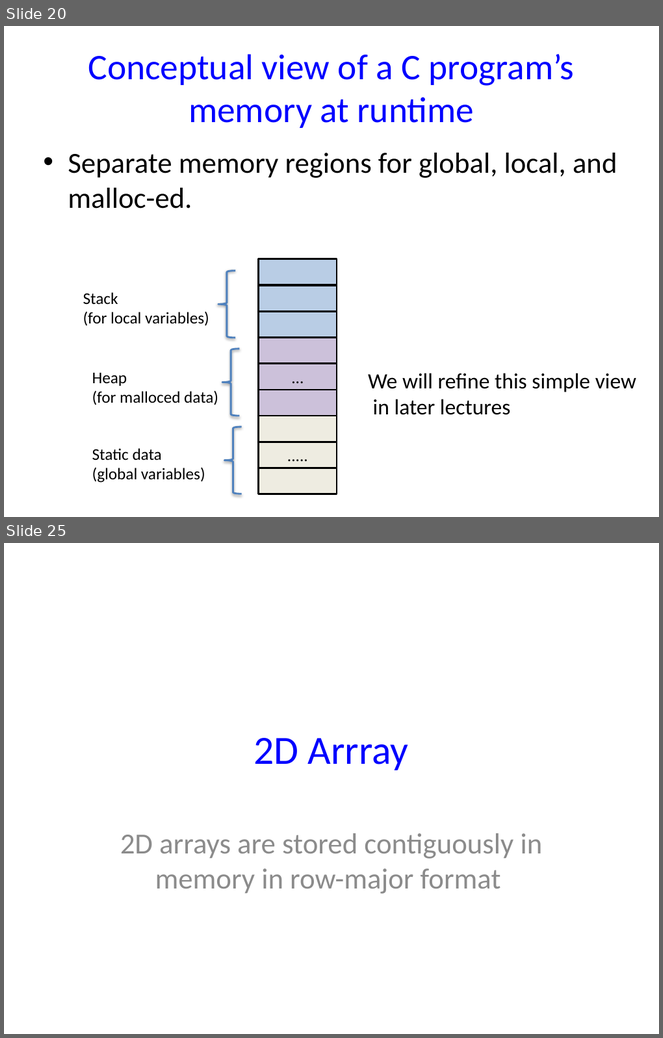
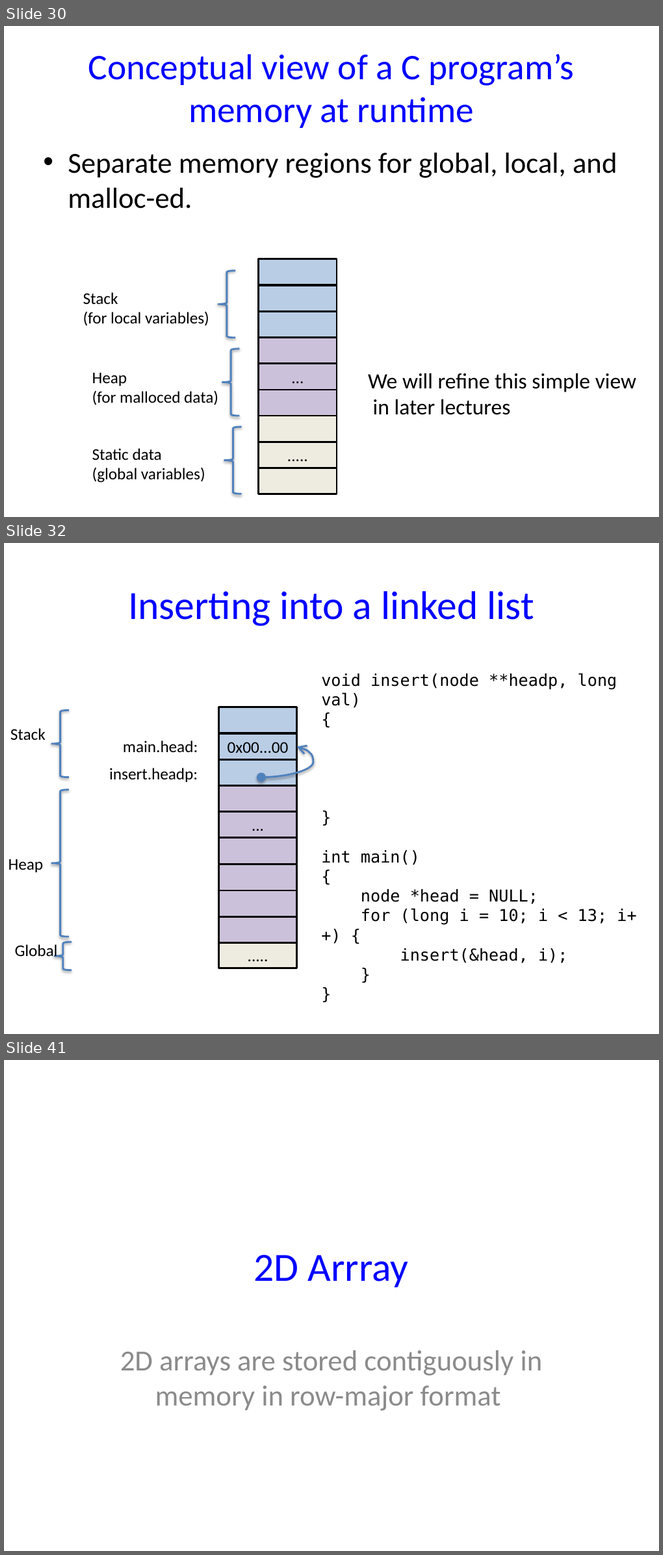
Before and after one commit to NYU-CSO/nyu-cso.github.io, a slide deck: notes/07-structs_malloc_2d.pptx. Shown one above the other, each under a label of ours: slides 20 and 25 before the commit, slides 30, 32 and 41 after it; the slides between them are not shown. The pictures are 663x1038 and 663x1555 pixels, drawn with LibreOffice and Linux fonts; fonts in the diff are those of the drawing. Boxes give left, top, right and bottom in pixels: in the first picture for what was removed or moved away, otherwise in the second. Text is boxed around its words. In the diff, an @@ line names an element or a change of style, - is before the commit and + after.

```diff
--- a/notes/07-structs_malloc_2d.pptx
+++ b/notes/07-structs_malloc_2d.pptx
@@ slide 32 added at box(4, 543, 659, 1034), background #FFFFFF @@
@@ title added at box(128, 591, 534, 626), 44 pt, text #0000FF @@
+Inserting into a linked list
@@ text added at box(321, 673, 636, 964), 18 pt, text #000000 @@
+void insert(node **headp, long val)
+{
+}
+int main()
+{
+node *head = NULL;
+for (long i = 10; i < 13; i++) {
+insert(&head, i);
+}
+}
@@ left brace added at box(52, 710, 69, 777), outline #4F81BD 2 pt @@
@@ rectangle added at box(219, 707, 297, 733), fill #B9CDE5, outline #000000 2 pt @@
@@ text added at box(10, 728, 46, 740), 18 pt, text #000000 @@
+Stack
@@ rectangle added at box(219, 733, 297, 760), fill #B9CDE5, outline #000000 2 pt, 18 pt, text #000000 @@
+0x00...00
@@ text added at box(123, 741, 198, 753), 18 pt, text #000000 @@
+main.head:
@@ curved double arrow added from (261, 778) to (297, 746), #4F81BD 2 pt @@
@@ text added at box(109, 768, 198, 782), 18 pt, text #000000 @@
+insert.headp:
@@ rectangle added at box(219, 760, 297, 786), fill #B9CDE5, outline #000000 2 pt @@
@@ left brace added at box(52, 790, 69, 938), outline #4F81BD 2 pt @@
@@ rectangle added at box(219, 786, 297, 812), fill #CCC1DA, outline #000000 2 pt @@
@@ rectangle added at box(219, 812, 297, 839), fill #CCC1DA, outline #000000 2 pt, 18 pt, text #000000 @@
+...
@@ rectangle added at box(219, 838, 297, 864), fill #CCC1DA, outline #000000 2 pt @@
@@ text added at box(9, 859, 43, 873), 18 pt, text #000000 @@
+Heap
@@ rectangle added at box(219, 865, 297, 891), fill #CCC1DA, outline #000000 2 pt @@
@@ rectangle added at box(219, 891, 297, 917), fill #CCC1DA, outline #000000 2 pt @@
@@ rectangle added at box(219, 917, 297, 943), fill #CCC1DA, outline #000000 2 pt @@
@@ text added at box(15, 945, 58, 959), 18 pt, text #000000 @@
+Global
@@ left brace added at box(55, 942, 72, 970), outline #4F81BD 2 pt @@
@@ rectangle added at box(219, 942, 297, 968), fill #EEECE1, outline #000000 2 pt, 18 pt, text #000000 @@
+.....
@@ what was slide 20 is now slide 30 @@
@@ what was slide 25 is now slide 41 @@
```
Also in this commit, not shown: 3 slides changed, 18 other slides added, 3 slides removed, 3 other files.
